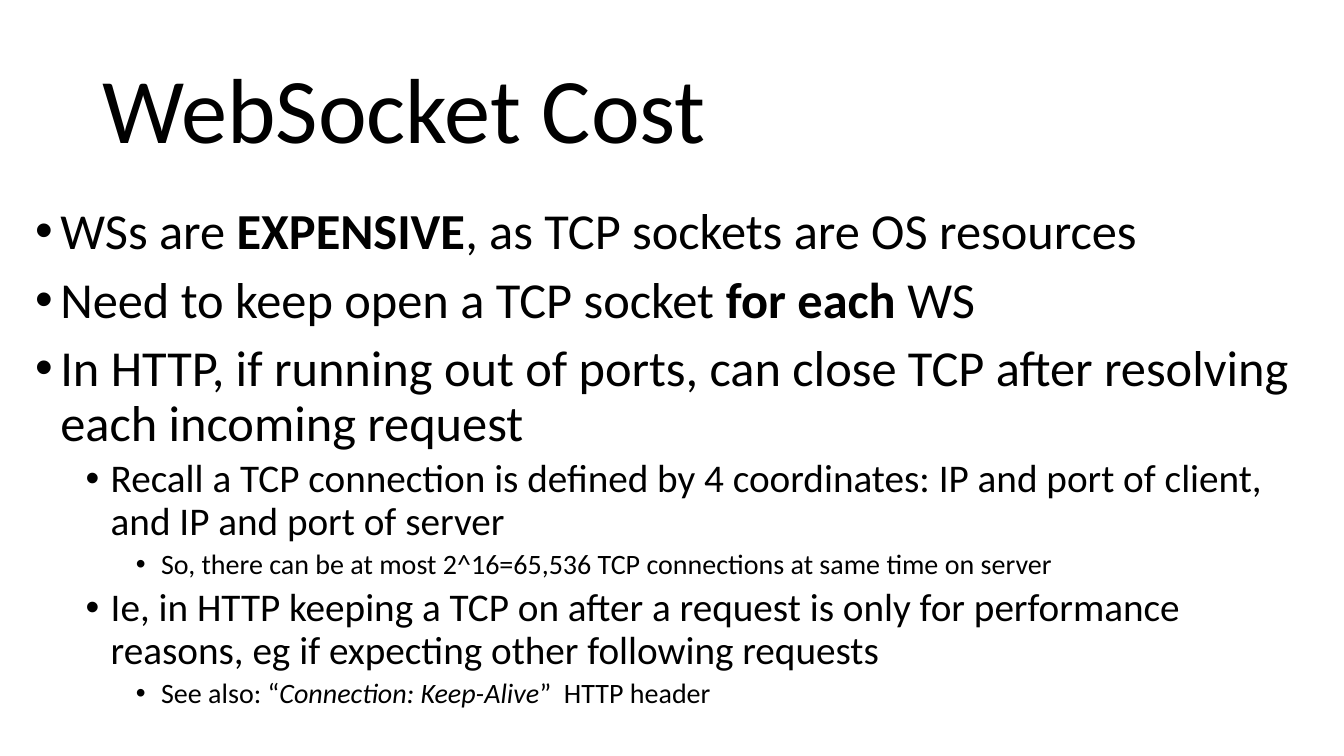
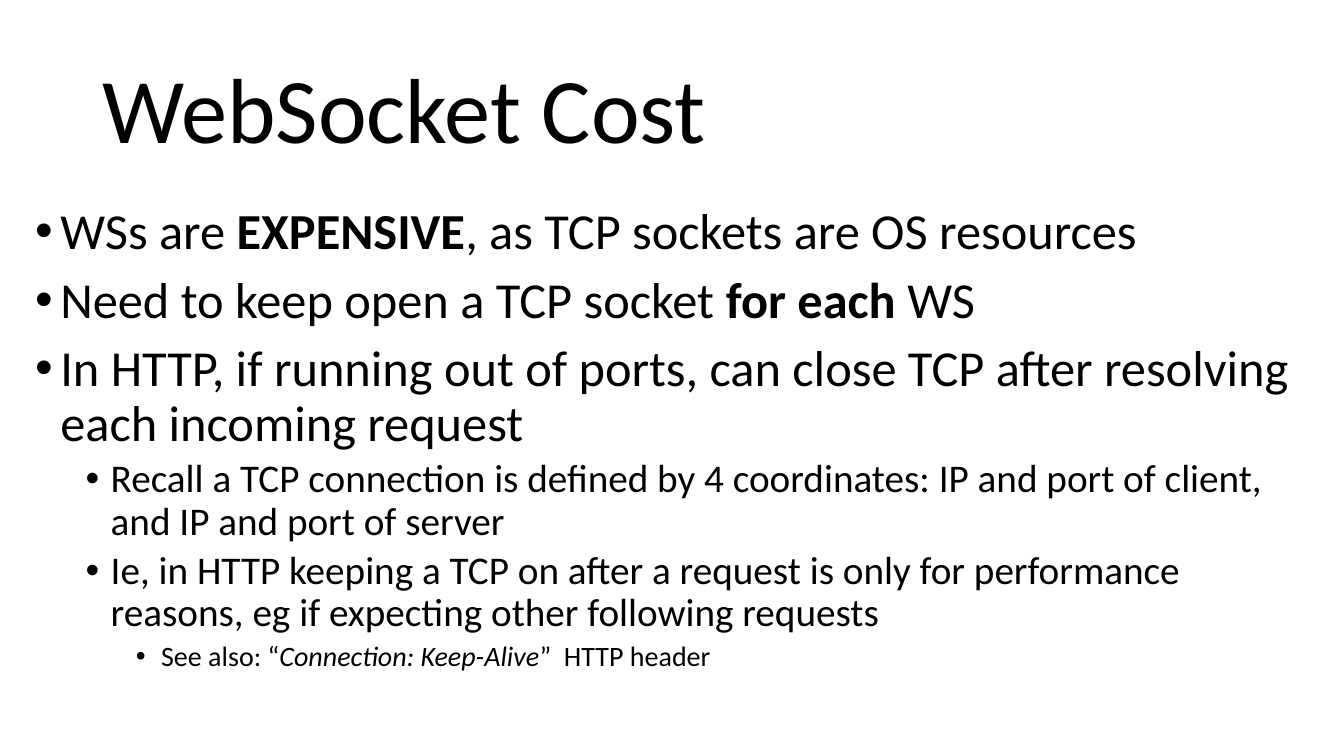
Before and after one commit to arcuri82/web_development_and_api_design, a slide deck: slide 8 of docs/slides/lesson_10.pptx. Drawn at 1344x756 pixels with LibreOffice and Linux fonts; fonts in the diff are those of the drawing. Boxes give left, top, right and bottom in pixels: in the first picture for what was removed or moved away, otherwise in the second. Text is boxed around its words. In the diff, an @@ line names an element or a change of style, - is before the commit and + after.

```diff
--- a/docs/slides/lesson_10.pptx
+++ b/docs/slides/lesson_10.pptx
@@ text at [161,554,1052,578]: paragraph removed @@
-    • So, there can be at most 2^16=65,536 TCP connections at same time on server
```
Also in this commit, not shown: 1 other file.
